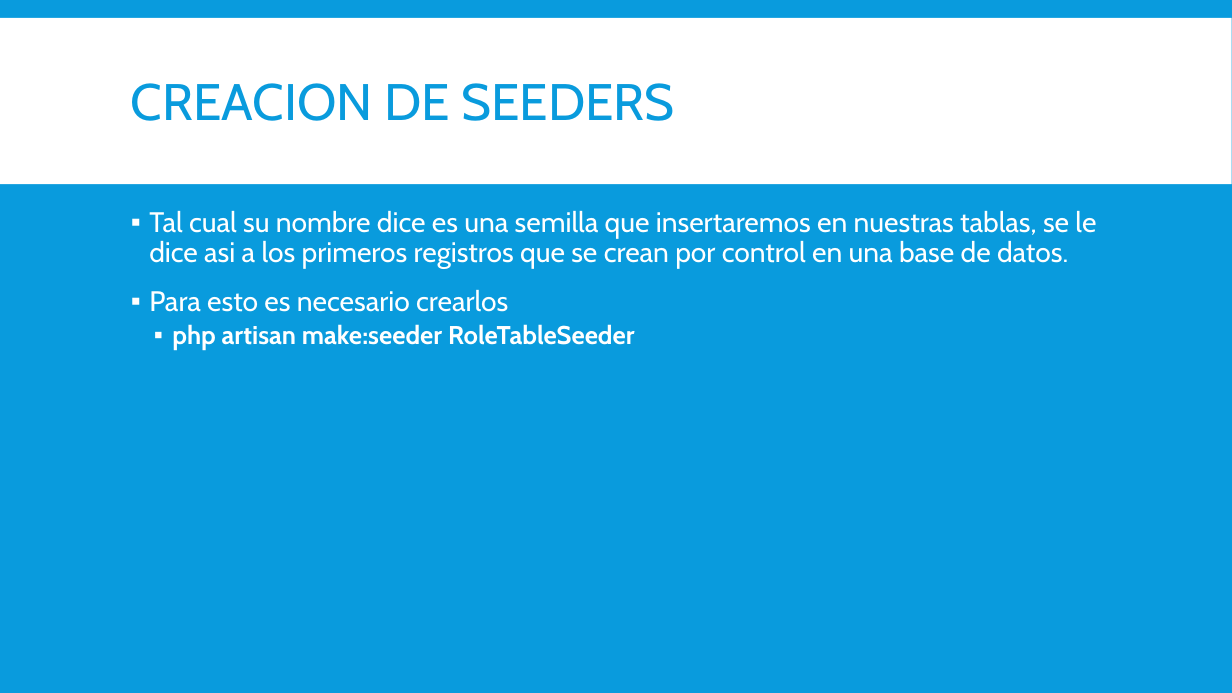
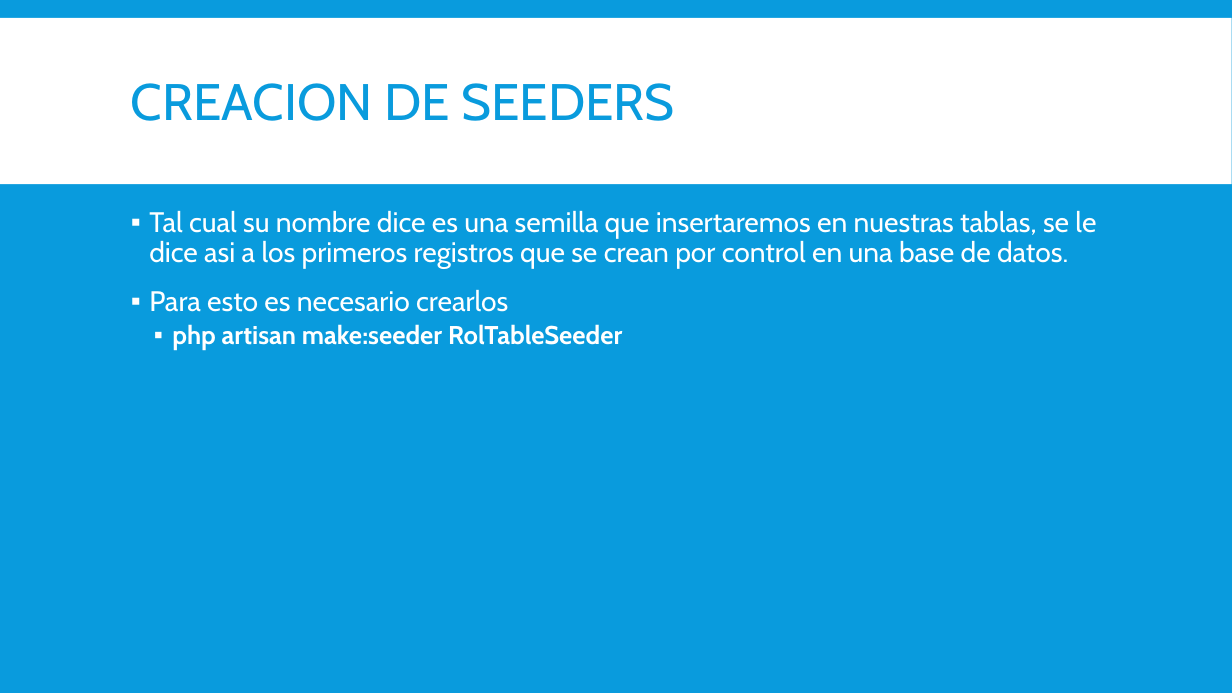
Before and after one commit to magoclown/PAPW2, a slide deck: slide 7 of Presentaciones/Creacion de Roles.pptx. Drawn at 1232x693 pixels with LibreOffice and Linux fonts; fonts in the diff are those of the drawing. Boxes give left, top, right and bottom in pixels: in the first picture for what was removed or moved away, otherwise in the second. Text is boxed around its words. In the diff, an @@ line names an element or a change of style, - is before the commit and + after.

Commit message:
Arreglo de informacion a la presentacion de Creacion d}e Roles

```diff
--- a/Presentaciones/Creacion de Roles.pptx
+++ b/Presentaciones/Creacion de Roles.pptx
@@ text at [172, 324, 622, 350]: text changed @@
-  ▪ php artisan make:seeder RoleTableSeeder
+  ▪ php artisan make:seeder RolTableSeeder
```
Also in this commit, not shown: 3 other slides changed, 1 slide added.
